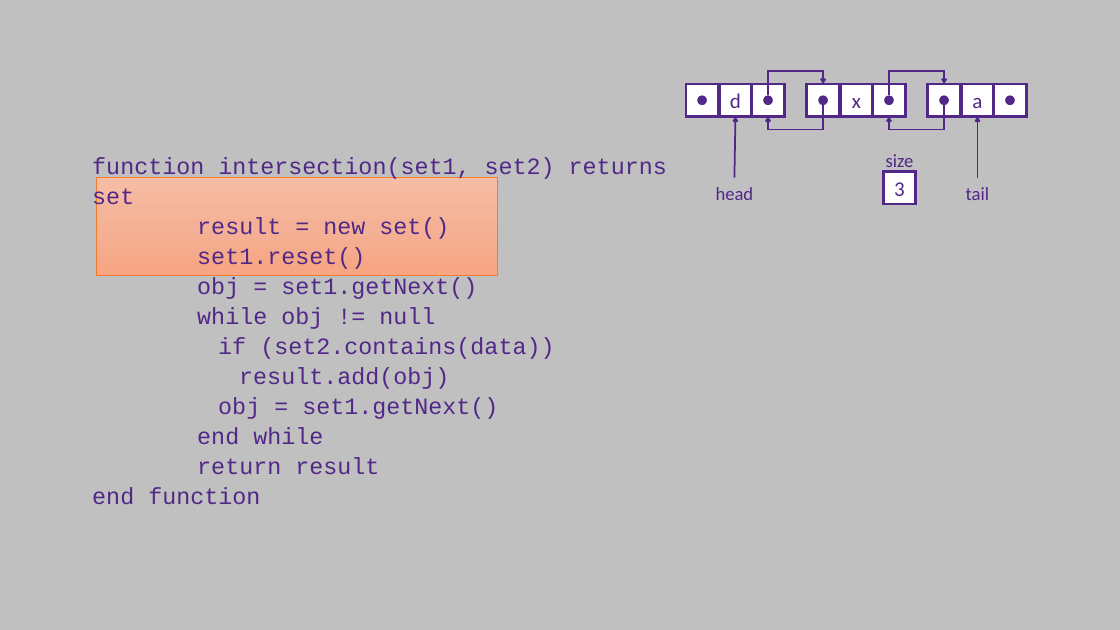
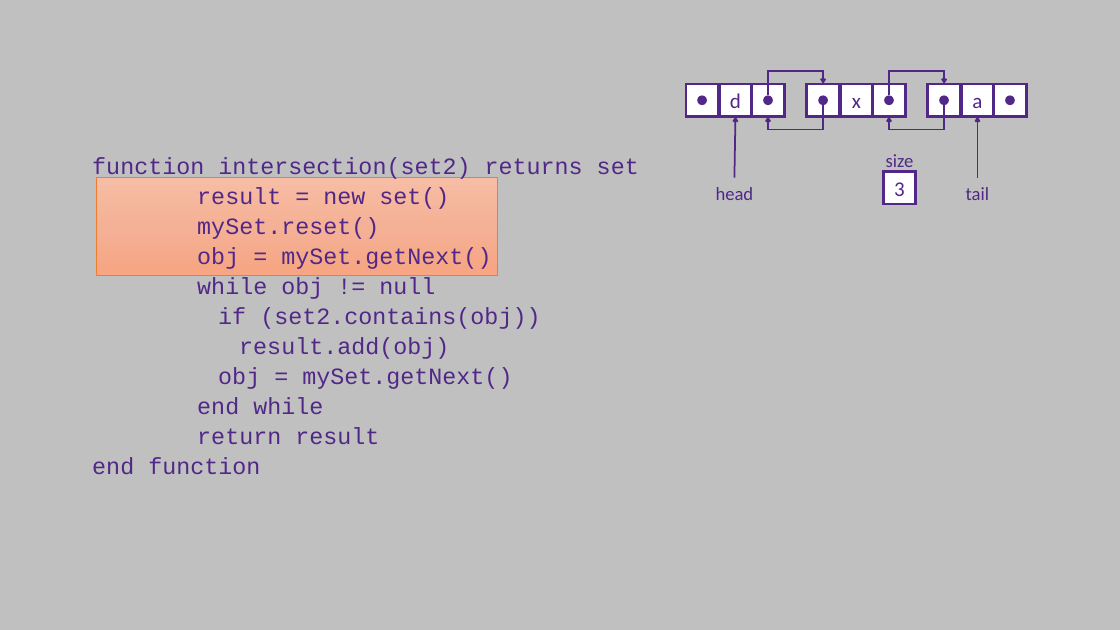
Before and after one commit to ksu-cs-cc/ksu-cs-cc.github.io, a slide deck: slide 14 of content/3-cc310/10-sets/02-sets-in-code-slides.pptx. Drawn at 1120x630 pixels with LibreOffice and Linux fonts; fonts in the diff are those of the drawing. Boxes give left, top, right and bottom in pixels: in the first picture for what was removed or moved away, otherwise in the second. Text is boxed around its words. In the diff, an @@ line names an element or a change of style, - is before the commit and + after.

```diff
--- a/content/3-cc310/10-sets/02-sets-in-code-slides.pptx
+++ b/content/3-cc310/10-sets/02-sets-in-code-slides.pptx
@@ text at [92,157,639,181]: text changed @@
-function intersection(set1, set2) returns set
+function intersection(set2) returns set
@@ text at [197,217,491,269]: text changed @@
-set1.reset()
-obj = set1.getNext()
+mySet.reset()
+obj = mySet.getNext()
@@ text at [218,307,540,329]: text changed @@
-if (set2.contains(data))
+if (set2.contains(obj))
@@ text at [218,367,512,389]: text changed @@
-obj = set1.getNext()
+obj = mySet.getNext()
```
Also in this commit, not shown: 6 other slides changed, 2 other files.
